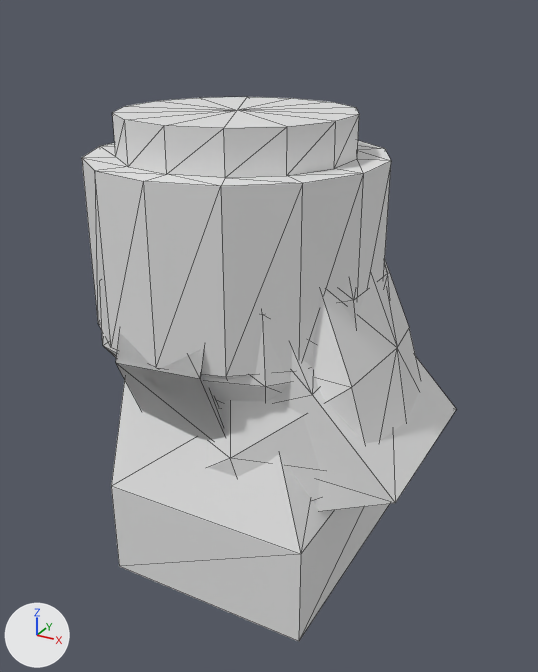
The glTF model assets/bits.glb as it was, and as the next commit left it.
The view is the same before and after, from a 50 mm lens placed at (2.57, -4.25, 2.02), pointed at (0.23, 0.0, -0.11). Every picture has the same lights, and +X, +Y and +Z are marked at lower left. Mesh edges are drawn as thin lines. Where no turn or scale is listed for an object, it has been applied to the vertices. Vertices at the same position are counted once.

In view in the first picture: 'ear1', 'head1', 'head2', 'nose1', 'nose2', 'nose3'.
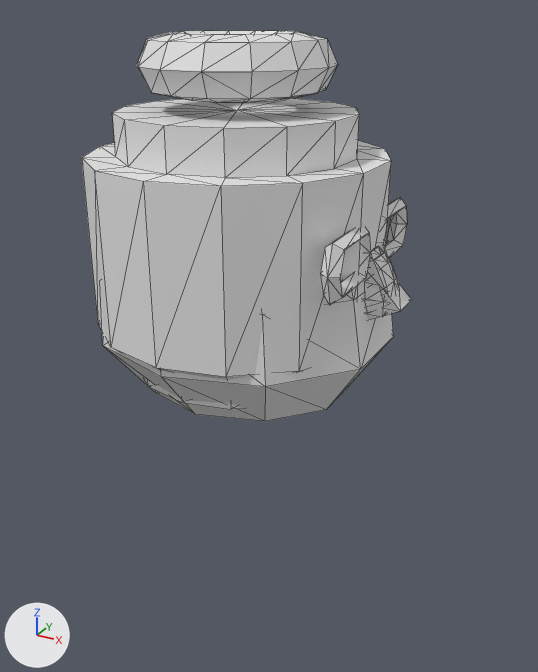
Diff of the bpy script that builds the scene:
```diff
--- a/assets/bits.glb.py
+++ b/assets/bits.glb.py
@@ me_cube @@
 me_cube.from_pydata(...)  # 16 vertices, 28 faces; spans x -0.46..1.0, y -1.0..1.0, z -1.7..1.0
 # used by ob_nose1; location = (0.0, 0.0, 0.0)
+# me_cube part 1: the whole mesh is scaled about the mesh origin by 0.141
 me_cube.materials.append(mat_material)
@@ me_cube_001 @@
 me_cube_001.from_pydata(...)  # 12 vertices, 20 faces; spans x -0.41..1.45, y -0.65..0.65, z -1.54..1.07
 # used by ob_nose2; location = (0.0, 0.0, 0.0)
+# me_cube_001 part 2: the whole mesh is scaled about the mesh origin by 0.168
@@ me_cube_002 @@
 me_cube_002.from_pydata(...)  # 42 vertices, 80 faces; spans x -0.38..1.31, y -0.86..0.86, z -1.43..1.06
 # used by ob_nose3; location = (0.0, 0.0, 0.0)
+# me_cube_002 part 3: the whole mesh is scaled about the mesh origin by 0.176
@@ me_cylinder @@
 # used by ob_ear1; parent = ob_ears; location = (0.0, 0.0, 0.0); rotation_euler = (0.0, 1.501, 0.0), in degrees (0, 86, 0)
-me_cylinder.from_pydata(...)  # 34 vertices, 64 faces; spans x -1.0..1.0, y -1.0..1.0, z -0.32..0.32
+me_cylinder.from_pydata(...)  # 34 vertices, 64 faces; spans x -0.1..0.1, y -0.26..0.26, z -0.27..0.27
+# me_cylinder part 4: the whole mesh is rebuilt
@@ me_torus_002 @@
 # used by ob_glasses; parent = ob_accessories; location = (-0.372, -0.152, 0.0); rotation_euler = (1.571, -0.785, 0.0), in degrees (90, -45, 0)
-me_torus_002.from_pydata(...)  # 48 vertices, 96 faces; spans x -0.34..0.787, y -0.87..0.257, z -0.06..0.06
+me_torus_002.from_pydata(...)  # 48 vertices, 96 faces; spans x -0.099..0.07, y -0.29..1.039, z -0.24..0.123
+# me_torus_002 part 5: 24 vertices removed from x -0.34..0.257, y -0.34..0.257, z -0.06..0.06; 24 vertices added at x -0.07..0.07, y -0.29..0.29, z -0.24..0.123
+# me_torus_002 part 6: 24 vertices added at x -0.099..0.041, y 0.458..1.039, z -0.24..0.123
@@ ob_nose1 @@
 ob_nose1 = bpy.data.objects.new('nose1', me_cube)
-ob_nose1.location = (0.0, 0.0, 0.0)
+ob_nose1.location = (0.973, 0.0, 0.503)
@@ ob_nose2 @@
 ob_nose2 = bpy.data.objects.new('nose2', me_cube_001)
-ob_nose2.location = (0.0, 0.0, 0.0)
+ob_nose2.location = (0.971, 0.0, 0.428)
@@ ob_nose3 @@
 ob_nose3 = bpy.data.objects.new('nose3', me_cube_002)
-ob_nose3.location = (0.0, 0.0, 0.0)
+ob_nose3.location = (0.919, 0.0, 0.459)
@@ ob_ear1 @@
 ob_ear1.parent = ob_ears
-ob_ear1.location = (0.0, 0.0, 0.0)
-ob_ear1.rotation_euler = (0.0, 1.501, 0.0)  # degrees (0, 86, 0)
+ob_ear1.location = (0.0, 0.835, 0.853)
@@ ob_glasses @@
 ob_glasses.parent = ob_accessories
-ob_glasses.location = (-0.372, -0.152, 0.0)
-ob_glasses.rotation_euler = (1.571, -0.785, 0.0)  # degrees (90, -45, 0)
+ob_glasses.location = (0.956, -0.378, 0.717)
@@ ob_torus @@
 ob_torus = bpy.data.objects.new('torus', me_torus)
-ob_torus.location = (0.0, 0.0, 0.0)
+ob_torus.location = (0.0, 0.004, 1.703)
```

What differs and where, as boxes [x1, y1, x2, y2] in the pictures (538 x 672 px; the box of a moved part takes in the faces that stretch with it):
'nose1', mesh rescaled, moved
    before: [111, 380, 390, 641]
    after: [365, 246, 385, 317]
'nose3', mesh rescaled, moved
    before: [208, 261, 420, 501]
    after: [364, 246, 398, 314]
'nose2', mesh rescaled, moved
    before: [272, 348, 456, 511]
    after: [365, 251, 412, 320]
'torus', moved (not visible before)
    after: [137, 30, 338, 102]
'ear1', reshaped, moved, turned (not visible afterwards)
    before: [116, 332, 226, 441]
'glasses', reshaped, moved, turned (not visible before)
    after: [321, 198, 407, 305]
part 5 of me_torus_002, moved or reshaped (not visible before)
    after: [321, 228, 371, 305]
part 6 of me_torus_002, added
    after: [380, 198, 407, 257]
'head1', unchanged, uncovered by the edit
    before: [101, 264, 390, 403]
    after: [101, 288, 394, 421]
